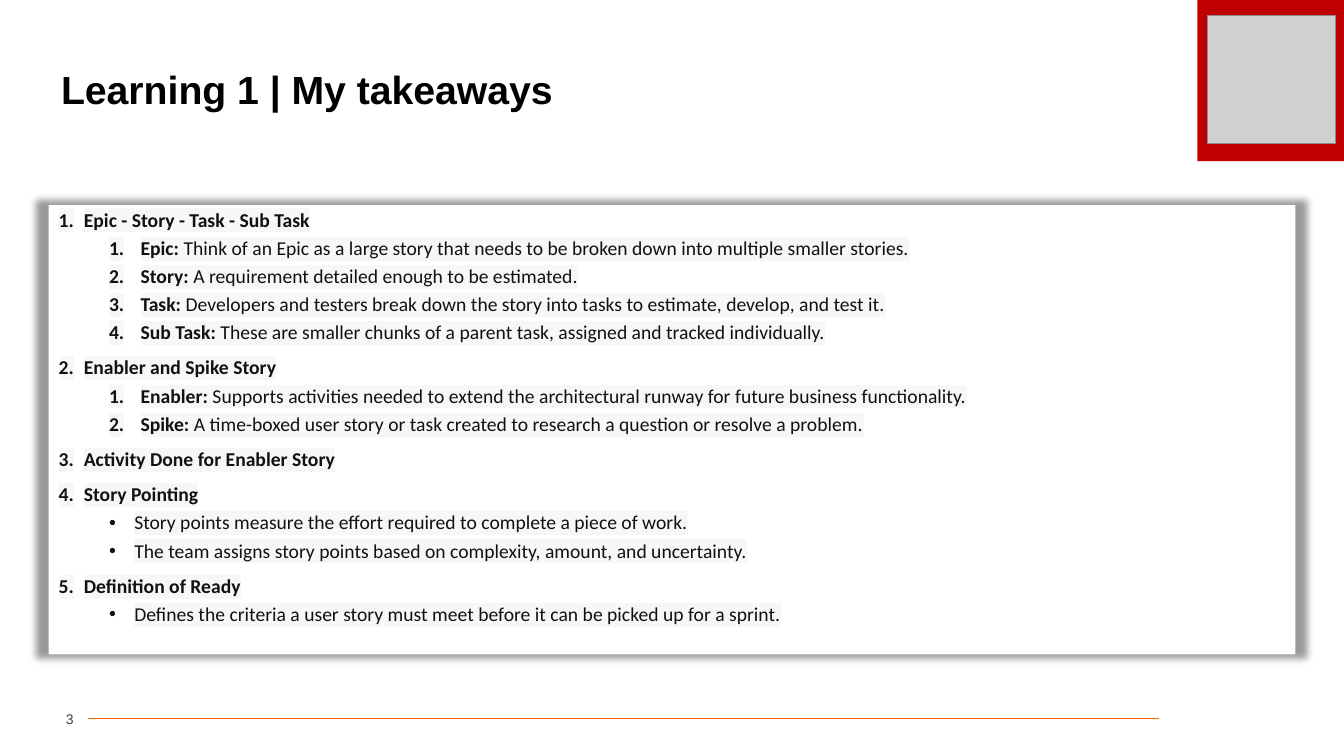
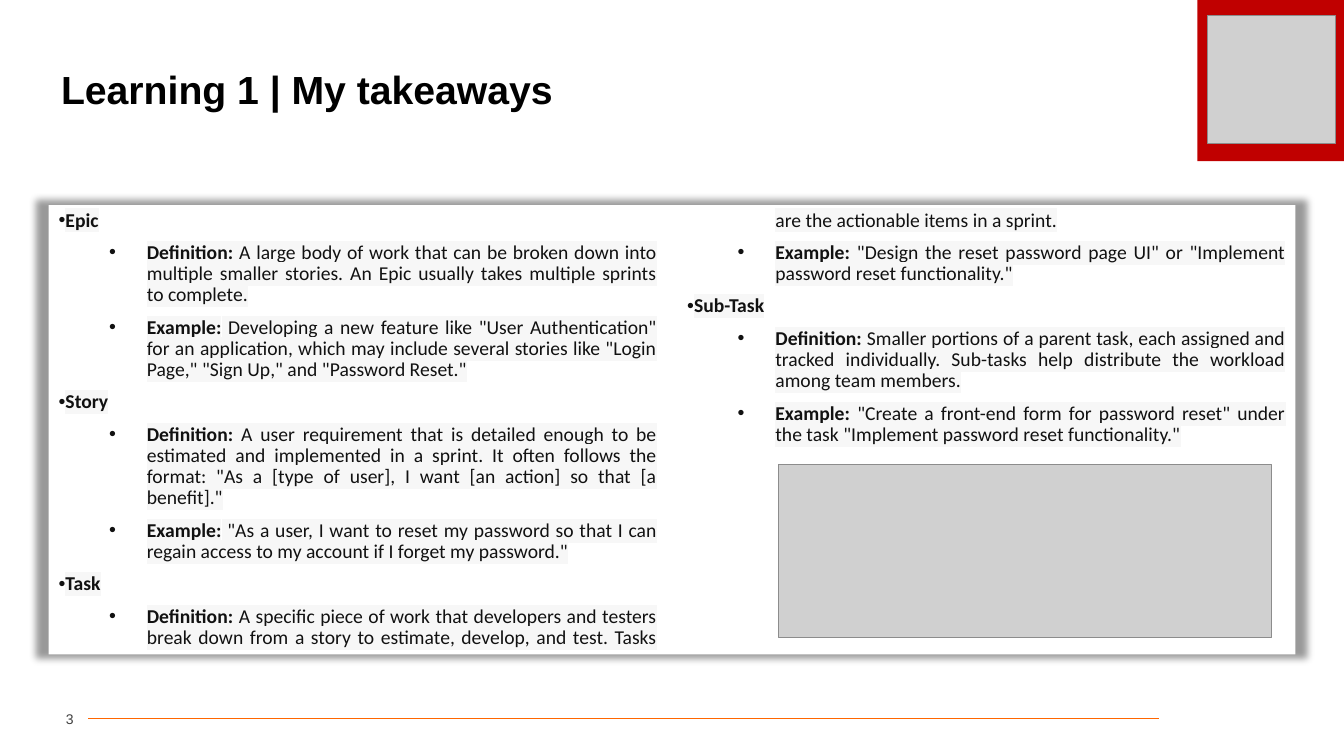
Before and after one commit to Hitesh-2020/Shell-Bootcamp-Journey-PPTs, a slide deck: slide 3 of HITESH TECHNICAL Day 2 Journey Book 2024.pptx. Drawn at 1344x756 pixels with LibreOffice and Linux fonts; fonts in the diff are those of the drawing; grey boxes stand for pictures; background and template pictures are left out. Boxes give left, top, right and bottom in pixels: in the first picture for what was removed or moved away, otherwise in the second. Text is boxed around its words. In the diff, an @@ line names an element or a change of style, - is before the commit and + after.

```diff
--- a/HITESH TECHNICAL Day 2 Journey Book 2024.pptx
+++ b/HITESH TECHNICAL Day 2 Journey Book 2024.pptx
@@ rectangle "Epic" at [48,206,1296,655]: columns 1 to 2 @@
@@ text in rectangle at [65,213,1285,647]: text changed @@
-1. Epic - Story - Task - Sub Task
-  1. Epic: Think of an Epic as a large story that needs to be broken down into multiple smaller stories.
-  2. Story: A requirement detailed enough to be estimated.
-  3. Task: Developers and testers break down the story into tasks to estimate, develop, and test it.
-  4. Sub Task: These are smaller chunks of a parent task, assigned and tracked individually.
-2. Enabler and Spike Story
-  1. Enabler: Supports activities needed to extend the architectural runway for future business functionality.
-  2. Spike: A time-boxed user story or task created to research a question or resolve a problem.
-3. Activity Done for Enabler Story
-4. Story Pointing
-  • Story points measure the effort required to complete a piece of work.
-  • The team assigns story points based on complexity, amount, and uncertainty.
-5. Definition of Ready
-  • Defines the criteria a user story must meet before it can be picked up for a sprint.
+• Epic
+  • Definition: A large body of work that can be broken down into multiple smaller stories. An Epic usually takes multiple sprints to complete.
+  • Example: Developing a new feature like "User Authentication" for an application, which may include several stories like "Login Page," "Sign Up," and "Password Reset."
+• Story
+  • Definition: A user requirement that is detailed enough to be estimated and implemented in a sprint. It often follows the format: "As a [type of user], I want [an action] so that [a benefit]."
+  • Example: "As a user, I want to reset my password so that I can regain access to my account if I forget my password."
+• Task
+  • Definition: A specific piece of work that developers and testers break down from a story to estimate, develop, and test. Tasks are the actionable items in a sprint.
+  • Example: "Design the reset password page UI" or "Implement password reset functionality."
+• Sub-Task
+  • Definition: Smaller portions of a parent task, each assigned and tracked individually. Sub-tasks help distribute the workload among team members.
+  • Example: "Create a front-end form for password reset" under the task "Implement password reset functionality."
@@ picture added at [778,465,1271,638] @@
```
Also in this commit, not shown: 1 other slide changed, 6 slides added.
